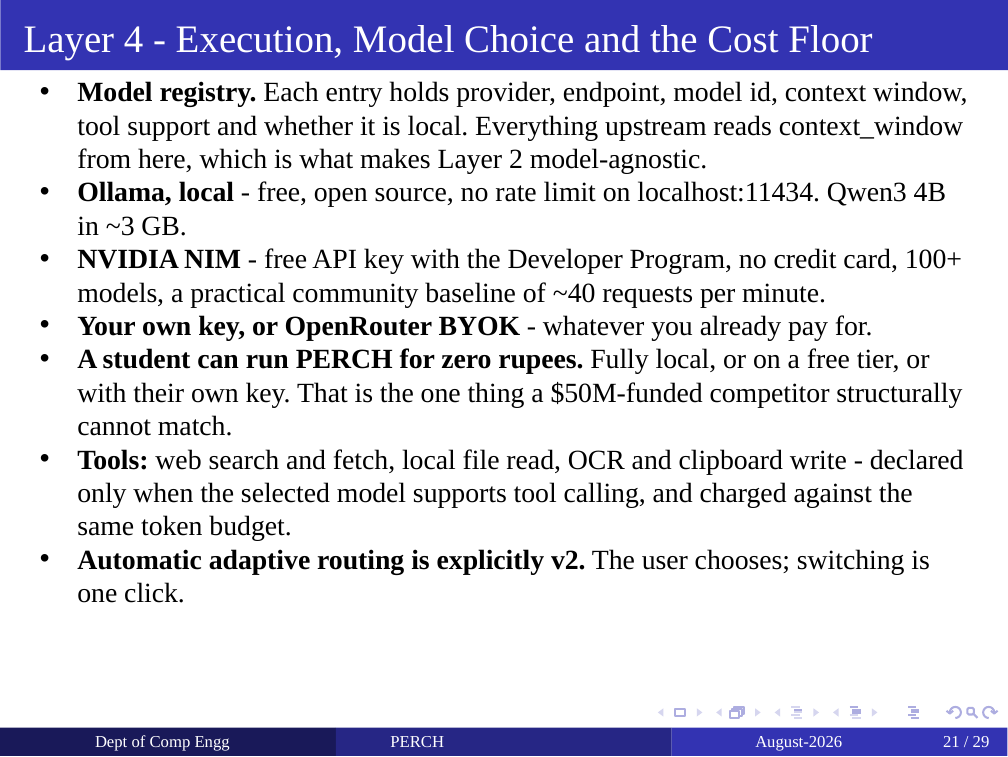
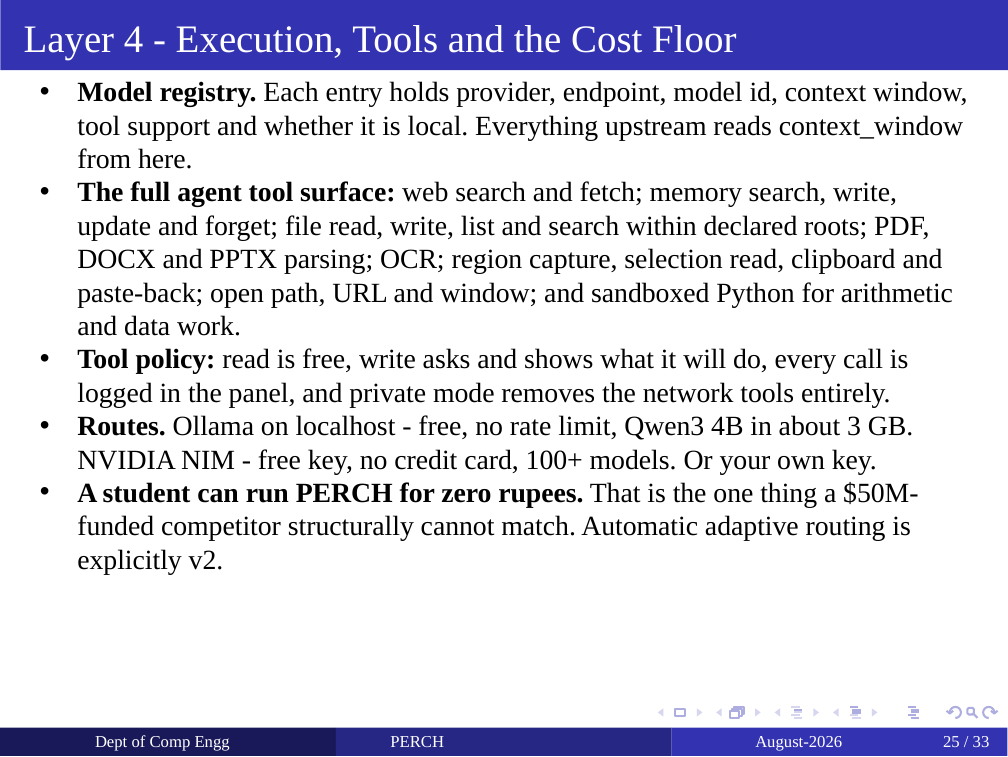
Before and after one commit to yashdoke7/perch, a slide deck: slide 25 of docs/PERCH_Project_Review.pptx (slide 21 before the commit). Drawn at 1008x757 pixels with LibreOffice and Linux fonts; fonts in the diff are those of the drawing. Boxes give left, top, right and bottom in pixels: in the first picture for what was removed or moved away, otherwise in the second. Text is boxed around its words. In the diff, an @@ line names an element or a change of style, - is before the commit and + after.

```diff
--- a/docs/PERCH_Project_Review.pptx
+++ b/docs/PERCH_Project_Review.pptx
@@ text at (24, 25, 736, 60): text changed @@
-Layer 4 - Execution, Model Choice and the Cost Floor
+Layer 4 - Execution, Tools and the Cost Floor
@@ text at (77, 81, 967, 574): text changed @@
-  • Model registry. Each entry holds provider, endpoint, model id, context window, tool support and whether it is local. Everything upstream reads context_window from here, which is what makes Layer 2 model-agnostic.
-  • Ollama, local - free, open source, no rate limit on localhost:11434. Qwen3 4B in ~3 GB.
-  • NVIDIA NIM - free API key with the Developer Program, no credit card, 100+ models, a practical community baseline of ~40 requests per minute.
-  • Your own key, or OpenRouter BYOK - whatever you already pay for.
-  • A student can run PERCH for zero rupees. Fully local, or on a free tier, or with their own key. That is the one thing a $50M-funded competitor structurally cannot match.
-  • Tools: web search and fetch, local file read, OCR and clipboard write - declared only when the selected model supports tool calling, and charged against the same token budget.
-  • Automatic adaptive routing is explicitly v2. The user chooses; switching is one click.
+  • Model registry. Each entry holds provider, endpoint, model id, context window, tool support and whether it is local. Everything upstream reads context_window from here.
+  • The full agent tool surface: web search and fetch; memory search, write, update and forget; file read, write, list and search within declared roots; PDF, DOCX and PPTX parsing; OCR; region capture, selection read, clipboard and paste-back; open path, URL and window; and sandboxed Python for arithmetic and data work.
+  • Tool policy: read is free, write asks and shows what it will do, every call is logged in the panel, and private mode removes the network tools entirely.
+  • Routes. Ollama on localhost - free, no rate limit, Qwen3 4B in about 3 GB. NVIDIA NIM - free key, no credit card, 100+ models. Or your own key.
+  • A student can run PERCH for zero rupees. That is the one thing a $50M-funded competitor structurally cannot match. Automatic adaptive routing is explicitly v2.
@@ page number at (943, 736, 990, 747): text changed @@
-21 / 29
+25 / 33
```
Also in this commit, not shown: 27 other slides changed, 4 slides added, 2 other files.
